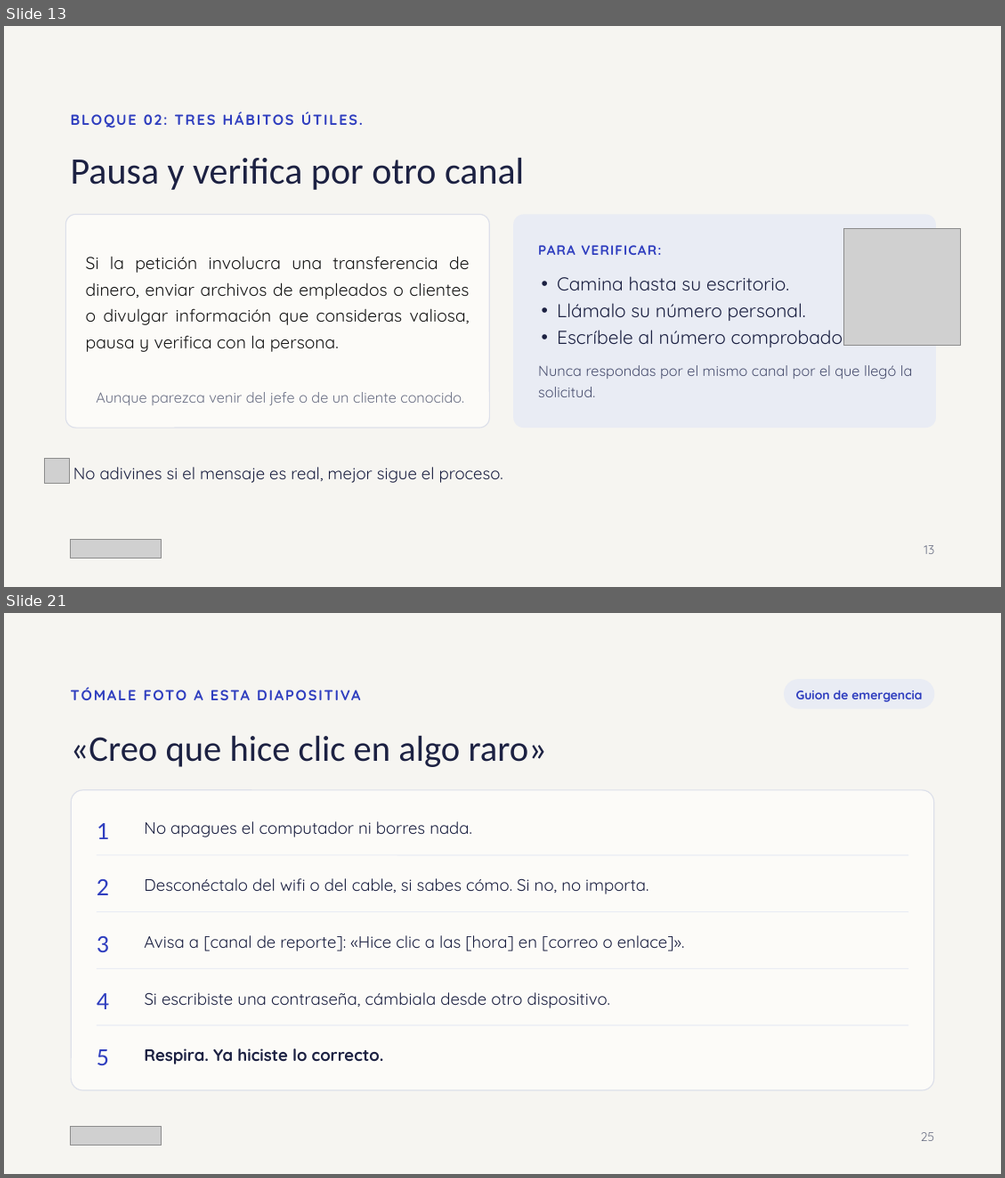
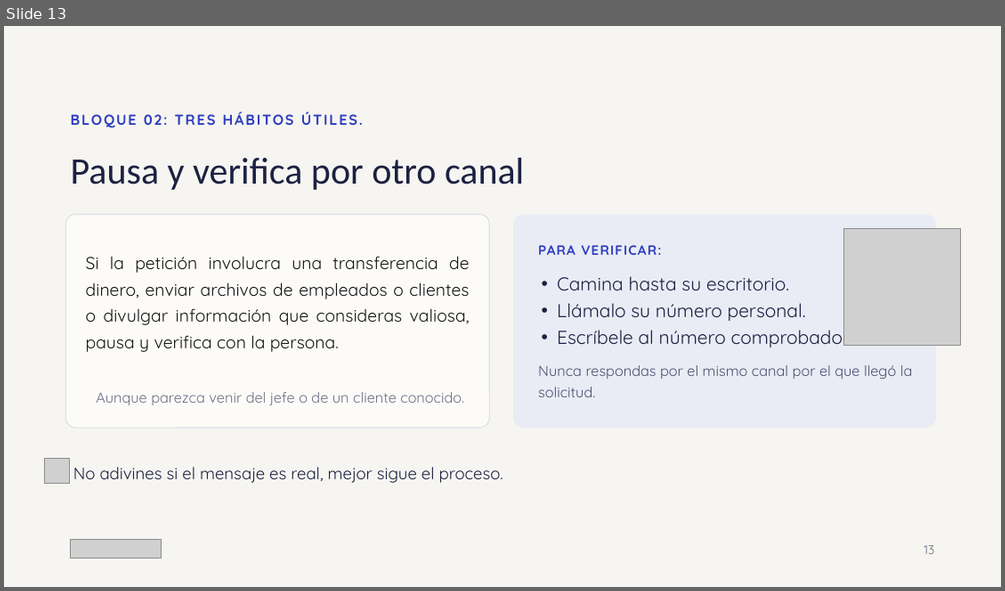
Before and after one commit to pralogy/claudecloudetemasgenerales, a slide deck: Ciberseguridad_sin_ansiedad.pptx. Shown one above the other, each under a label of ours: slides 13 and 21 before the commit, slide 13 after it; the slides between them are not shown. The pictures are 1005x1178 and 1005x591 pixels, drawn with LibreOffice and Linux fonts; fonts in the diff are those of the drawing; grey boxes stand for pictures. Boxes give left, top, right and bottom in pixels: in the first picture for what was removed or moved away, otherwise in the second. Text is boxed around its words. In the diff, an @@ line names an element or a change of style, - is before the commit and + after.

```diff
--- a/Ciberseguridad_sin_ansiedad.pptx
+++ b/Ciberseguridad_sin_ansiedad.pptx
@@ slide 21 removed at [4,613,1001,1174], background #F6F5F1 @@
@@ text removed at [144,690,202,700] @@
-TÓMALE FOTO A ESTA DIAPOSITIVA
@@ rounded rectangle removed at [784,679,935,709] @@
-Guion de emergencia
@@ title removed at [71,735,547,767] @@
-«Creo que hice clic en algo raro»
@@ rounded rectangle removed at [72,790,934,1090] @@
@@ text removed at [97,823,109,839] @@
-1
@@ text removed at [144,821,472,837] @@
-No apagues el computador ni borres nada.
@@ line removed from (97, 855) to (909, 855) @@
@@ text removed at [97,879,109,895] @@
-2
@@ text removed at [144,878,648,894] @@
-Desconéctalo del wifi o del cable, si sabes cómo. Si no, no importa.
@@ line removed from (97, 912) to (909, 912) @@
@@ text removed at [97,936,109,952] @@
-3
@@ text removed at [144,935,685,951] @@
-Avisa a [canal de reporte]: «Hice clic a las [hora] en [correo o enlace]».
@@ line removed from (97, 968) to (909, 968) @@
@@ text removed at [97,993,109,1009] @@
-4
@@ text removed at [145,992,610,1008] @@
-Si escribiste una contraseña, cámbiala desde otro dispositivo.
@@ line removed from (97, 1025) to (909, 1025) @@
@@ text removed at [97,1049,109,1065] @@
-5
@@ text removed at [144,1048,384,1064] @@
-Respira. Ya hiciste lo correcto.
@@ picture removed at [71,1126,162,1144] @@
@@ text removed at [921,1132,935,1141] @@
-25
```
Also in this commit, not shown: 7 slides changed, 2 slides added, 4 other slides removed.
